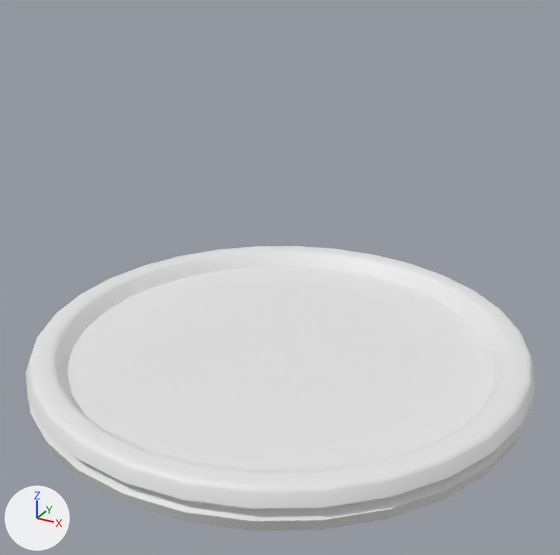
Before and after pictures for a commit that changed the FBX model Explorer/Assets/DCL/Roads/Data/RoadAssets/RoadRedesign/FountainBase.fbx.
The view is the same before and after, from a 50 mm camera at (3.42, -6.22, 4.09) aimed at (0.12, -0.22, 1.08). Every picture has the same lights, and +X, +Y and +Z are marked at lower left. Materials are left out; every surface is plain grey. Objects named as collision shapes, trigger or cutter boxes, shadow casters or lower levels of detail are left out. Where no turn or scale is listed for an object, it has been applied to the vertices.

The first picture shows 'FountainBase_LOD0'.
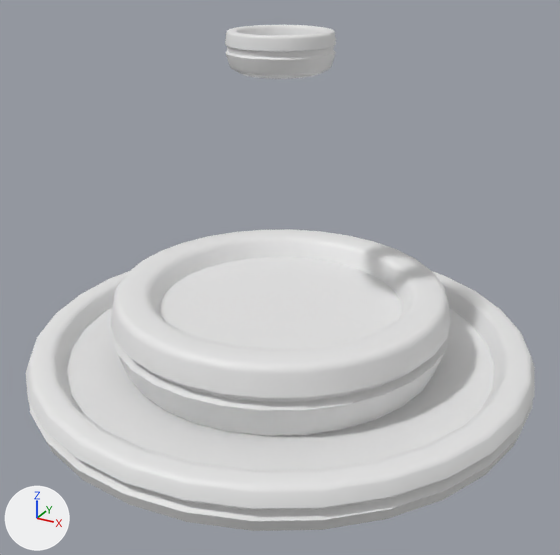
Pixel boxes (x1, y1, x2, y2) of what changed, in the pictures (560 x 555 px):
'FountainBase_LOD0', reshaped (77% taller): before (26, 246, 535, 531); after (26, 25, 535, 531)
part 1 of me_cylinder_019, added: after (225, 25, 336, 79)
part 2 of me_cylinder_019, added: after (111, 229, 451, 436)

Patch to the scene script:
```diff
--- a/Explorer/Assets/DCL/Roads/Data/RoadAssets/RoadRedesign/FountainBase.fbx.py
+++ b/Explorer/Assets/DCL/Roads/Data/RoadAssets/RoadRedesign/FountainBase.fbx.py
@@ me_cylinder_019 @@
 # used by ob_fountainbase_lod0; location = (0.0, 0.0, 0.0)
-me_cylinder_019.from_pydata(...)  # 420 vertices, 391 faces; spans x -2.52..2.52, y -2.53..2.53, z -0.03..0.36
+me_cylinder_019.from_pydata(...)  # 1410 vertices, 1322 faces; spans x -2.52..2.52, y -2.53..2.53, z -0.03..3.34
+# me_cylinder_019 part 1: a new loose piece of 510 vertices spanning x -0.49..0.49, y -0.49..0.49, z 2.98..3.34
+# me_cylinder_019 part 2: a new loose piece of 480 vertices spanning x -1.68..1.68, y -1.69..1.69, z 0.04..0.9
```
